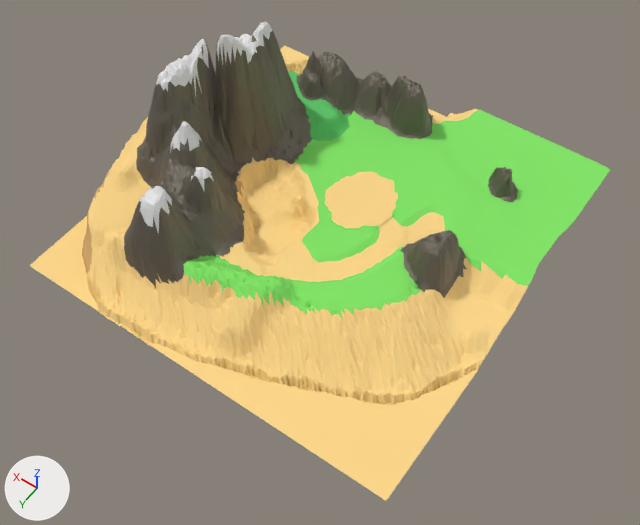
An edit to the FBX model OpenWorld/Assets/Models/Island/Island.fbx, drawn before and after from the same camera.
Rendered twice from a 50 mm lens placed at (-1.61, 2.29, 3.46), pointed at (-0.17, 0.28, 0.3). Lighting does not change. The marker at lower left points along +X, +Y and +Z. Where no turn or scale is listed for an object, it has been applied to the vertices. Vertices at the same position are counted once.

The older version as bpy lines, for what is in view:
```python
me_평면_003 = bpy.data.meshes.new('평면.003')
me_평면_003.from_pydata(...)  # 6609 vertices, 13108 faces; spans x -1.0..1.0, y -1.0..1.0, z 0.12..1.0
# faces by material slot: [5462, 1068, 4594, 632, 1219, 133]
me_평면_003.materials.append(mat_매테리얼_001)  # beige #ffd98b
me_평면_003.materials.append(mat_매테리얼_002)  # green #83e766
me_평면_003.materials.append(mat_매테리얼_003)  # grey #867f74
me_평면_003.materials.append(mat_매테리얼_004)  # white #e7e7e7
me_평면_003.materials.append(mat_매테리얼_006)  # beige #d6ab6e
me_평면_003.materials.append(mat_매테리얼_007)  # green #5fc969
me_평면_004 = bpy.data.meshes.new('평면.004')
me_평면_004.from_pydata(...)  # 871 vertices, 1646 faces; spans x -0.25..0.21, y -0.178..0.349, z -0.002..0.0
# faces by material slot: [427, 1219]
me_평면_004.materials.append(mat_매테리얼)  # green #83e766
me_평면_004.materials.append(mat_매테리얼_005)  # beige #ffd98b
ob_map = bpy.data.objects.new('MAP', me_평면_003)
ob_map.location = (0.0, 0.0, 0.0)
ob_평면 = bpy.data.objects.new('평면', me_평면_004)
ob_평면.location = (-0.062, -0.164, 0.353)
```
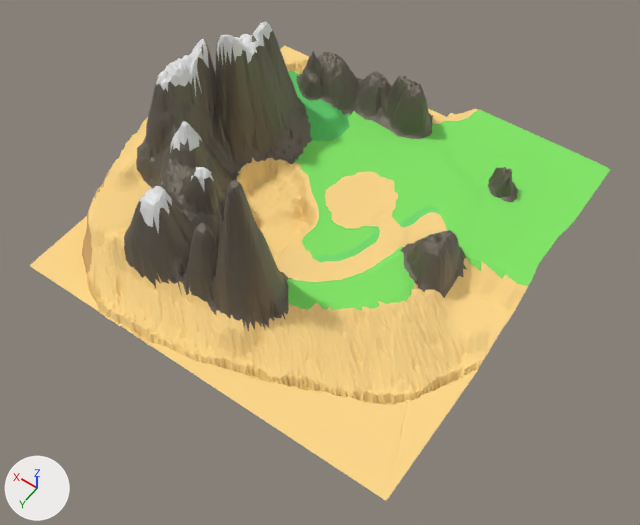
Boxes [x1, y1, x2, y2] around the edits, measured in the pictures (640 x 525 px; the box of a moved part takes in the faces that stretch with it):
```json
{"part": 1, "of": "me_평면_003", "change": "moved or reshaped", "before": [30, 46, 606, 501], "after": [30, 46, 602, 501]}
{"part": 2, "of": "me_평면_003", "change": "recoloured", "before": [174, 254, 289, 316], "after": [174, 276, 289, 318]}
{"part": 3, "of": "me_평면_003", "change": "recoloured", "before": [332, 283, 422, 320], "after": [332, 283, 422, 320]}
{"part": 4, "of": "me_평면_003", "change": "recoloured", "before": [362, 206, 440, 249], "after": [362, 206, 440, 249]}
{"part": 5, "of": "me_평면_003", "change": "recoloured", "before": [235, 180, 244, 196], "after": [237, 180, 244, 189]}
```

The change, as JSON lines over the scene's bpy script:
```json
{"op": "add", "block": "mat_매테리얼_010", "code": ["mat_매테리얼_010 = principled_material('매테리얼.010')", "mat_매테리얼_010.base_color = (0.195, 0.799, 0.178)  # green #7ae775", "mat_매테리얼_010.roughness = 1.0"]}
{"block": "me_평면_003", "where": "me_평면_003.from_pydata(...)  # 6609 vertices, 13108 faces; spans x -1.0..1.0, y -1.0..1.0, z 0.12..1.0"}
{"block": "me_평면_003", "where": "# used by ob_map; location = (0.0, 0.0, 0.0)"}
{"block": "me_평면_003", "change": "me_평면_003 part 1: 64 vertices moved from x -0.69..0.95, y -0.97..0.94, z 0.16..0.48 to x -0.69..0.95, y -0.96..0.94, z 0.16..0.68; 594 vertices removed from x -1.0..1.0, y -0.98..1.0, z 0.13..0.71; 590 vertices added at x -0.96..1.0, y -0.96..1.0, z 0.13..1.0"}
{"block": "me_평면_003", "change": "me_평면_003 part 2: 6 faces spanning x -0.13..0.28, y 0.46..0.78, z 0.27..0.35 switch from mat_매테리얼_001 (beige #ffd98b) to mat_매테리얼_003 (grey #867f74)"}
{"block": "me_평면_003", "change": "me_평면_003 part 3: 16 faces spanning x -0.64..-0.38, y 0.15..0.51, z 0.32..0.35 switch from mat_매테리얼_002 (green #83e766) to mat_매테리얼_001 (beige #ffd98b)"}
{"block": "me_평면_003", "change": "me_평면_003 part 4: 25 faces spanning x -0.48..-0.24, y -0.28..0.13, z 0.34..0.35 switch from mat_매테리얼_002 (green #83e766) to mat_매테리얼_010 (green #7ae775)"}
{"block": "me_평면_003", "change": "me_평면_003 part 5: 16 faces spanning x 0.37..0.44, y 0.11..0.18, z 0.26..0.35 switch from mat_매테리얼_006 (beige #d6ab6e) to mat_매테리얼_001 (beige #ffd98b)"}
```
